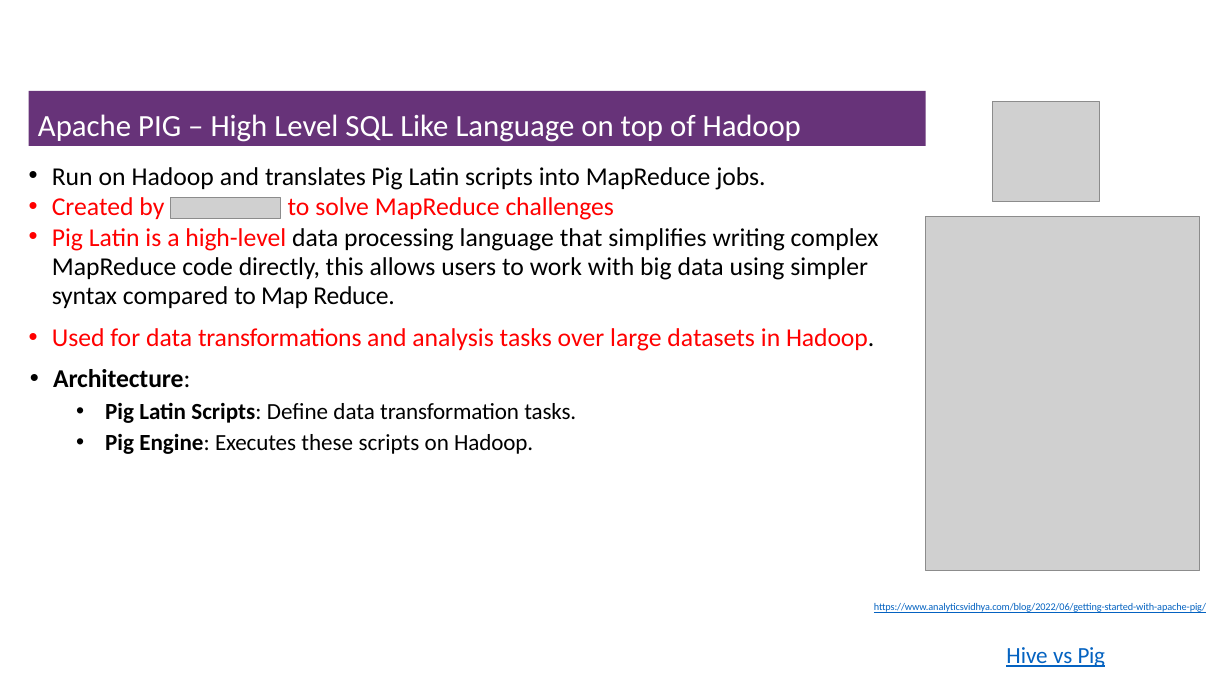
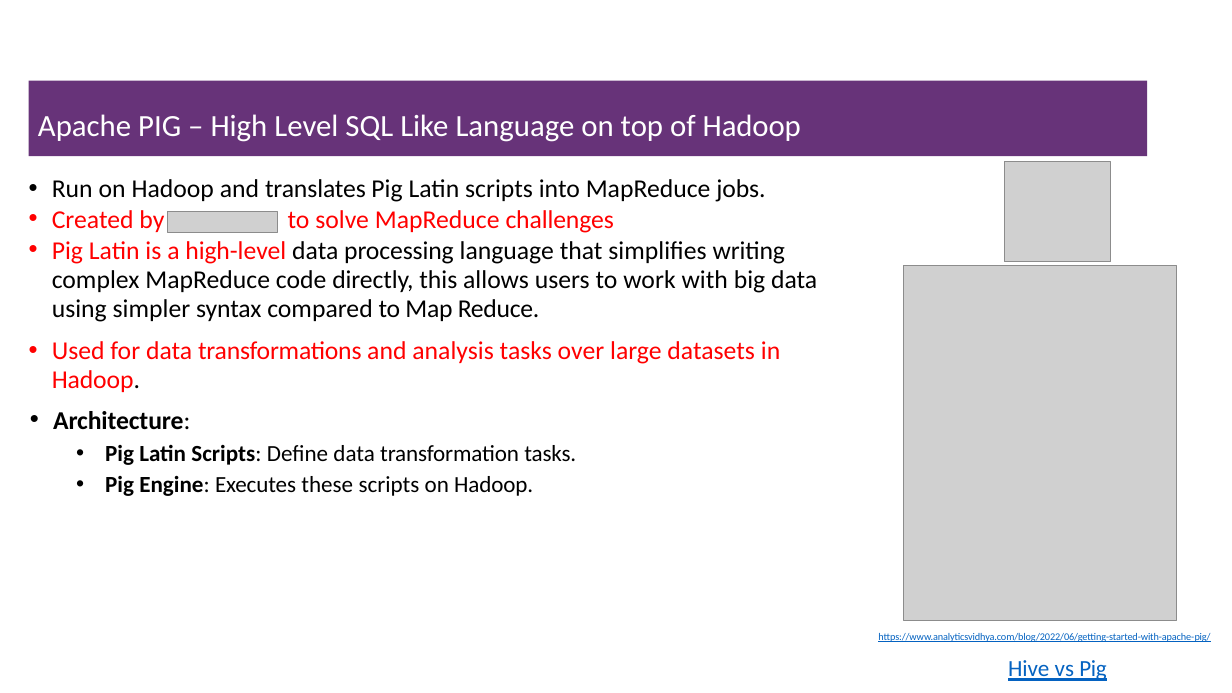
Before and after one commit to msfasha/307401-Big-Data, a slide deck: slide 13 of 20243/section_2_introduction_to_hadoop_eco_system/2-Introduction to Hadoop Eco System.pptx. Drawn at 1232x693 pixels with LibreOffice and Linux fonts; fonts in the diff are those of the drawing; grey boxes stand for pictures; background and template pictures are left out. Boxes give left, top, right and bottom in pixels: in the first picture for what was removed or moved away, otherwise in the second. Text is boxed around its words. In the diff, an @@ line names an element or a change of style, - is before the commit and + after.

Commit message:
modified hadoop echo system pptx

```diff
--- a/20243/section_2_introduction_to_hadoop_eco_system/2-Introduction to Hadoop Eco System.pptx
+++ b/20243/section_2_introduction_to_hadoop_eco_system/2-Introduction to Hadoop Eco System.pptx
@@ title "Apache PIG – High Level ...": place and size @@
-title "Apache PIG – High Level ..." at [29, 94, 926, 143]
+title "Apache PIG – High Level ..." at [29, 80, 1148, 156]
@@ text "Run on Hadoop and translates ..." rewrapped from [52, 167, 879, 454] to [52, 179, 817, 465] @@
@@ picture: place and size @@
-picture at [993, 102, 1099, 202]
+picture at [1005, 162, 1111, 262]
@@ picture: place and size @@
-picture at [171, 198, 281, 218]
+picture at [168, 212, 278, 232]
@@ picture: place and size @@
-picture at [926, 216, 1201, 571]
+picture at [903, 265, 1177, 620]
@@ text "https://www.analyticsvidhya.com/blog/2022/06/getting-started ...": place and size @@
-text "https://www.analyticsvidhya.com/blog/2022/06/getting-started ..." at [874, 603, 1206, 613]
+text "https://www.analyticsvidhya.com/blog/2022/06/getting-started ..." at [878, 633, 1210, 642]
@@ text "Hive vs Pig": place and size @@
-text "Hive vs Pig" at [1006, 647, 1105, 667]
+text "Hive vs Pig" at [1008, 660, 1106, 681]
```
Also in this commit, not shown: 16 other slides changed, 6 slides added, 2 slides removed, 2 other files.
